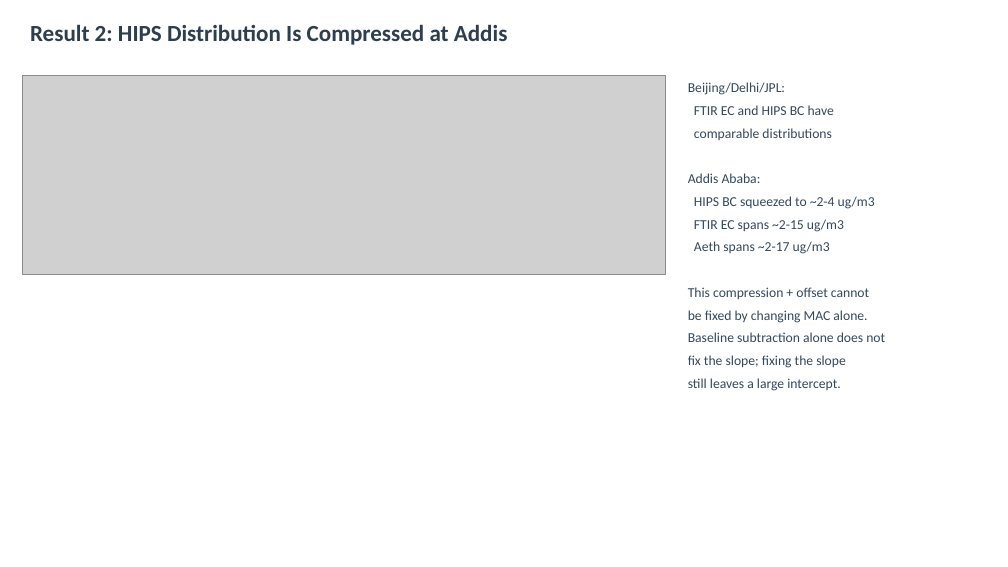
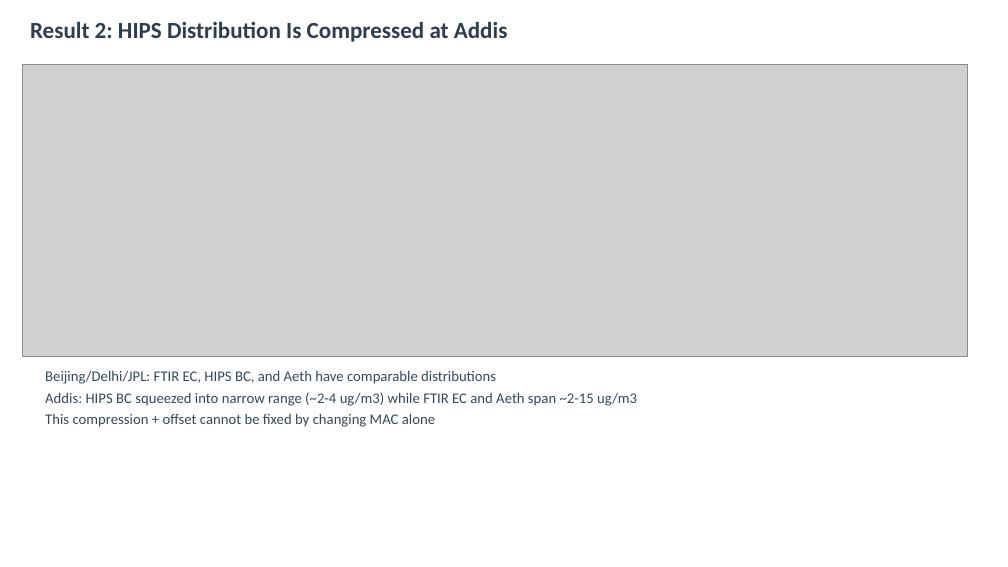
Before and after one commit to ahzs645/aethmodular, a slide deck: slide 5 of research/ftir_hips_chem/output/state_of_knowledge_presentation.pptx (slide 4 before the commit). Drawn at 1008x567 pixels with LibreOffice and Linux fonts; fonts in the diff are those of the drawing; grey boxes stand for pictures. Boxes give left, top, right and bottom in pixels: in the first picture for what was removed or moved away, otherwise in the second. Text is boxed around its words. In the diff, an @@ line names an element or a change of style, - is before the commit and + after.

```diff
--- a/research/ftir_hips_chem/output/state_of_knowledge_presentation.pptx
+++ b/research/ftir_hips_chem/output/state_of_knowledge_presentation.pptx
@@ picture: place and size @@
-picture at (23, 76, 665, 274)
+picture at (23, 64, 968, 357)
@@ text at (45, 370, 637, 427): text changed; size 13 to 14 pt @@
-Beijing/Delhi/JPL:
-FTIR EC and HIPS BC have
-comparable distributions
-Addis Ababa:
-HIPS BC squeezed to ~2-4 ug/m3
-FTIR EC spans ~2-15 ug/m3
-Aeth spans ~2-17 ug/m3
-This compression + offset cannot
-be fixed by changing MAC alone.
-Baseline subtraction alone does not
-fix the slope; fixing the slope
-still leaves a large intercept.
+Beijing/Delhi/JPL: FTIR EC, HIPS BC, and Aeth have comparable distributions
+Addis: HIPS BC squeezed into narrow range (~2-4 ug/m3) while FTIR EC and Aeth span ~2-15 ug/m3
+This compression + offset cannot be fixed by changing MAC alone
```
Also in this commit, not shown: 9 other slides changed, 2 slides added, 1 slide removed, 1 other file.
